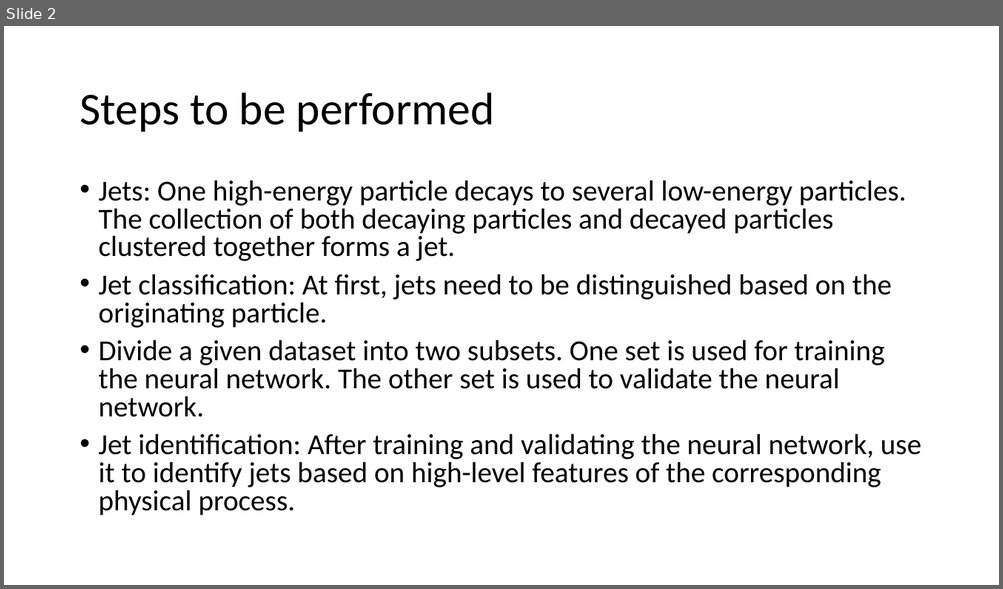
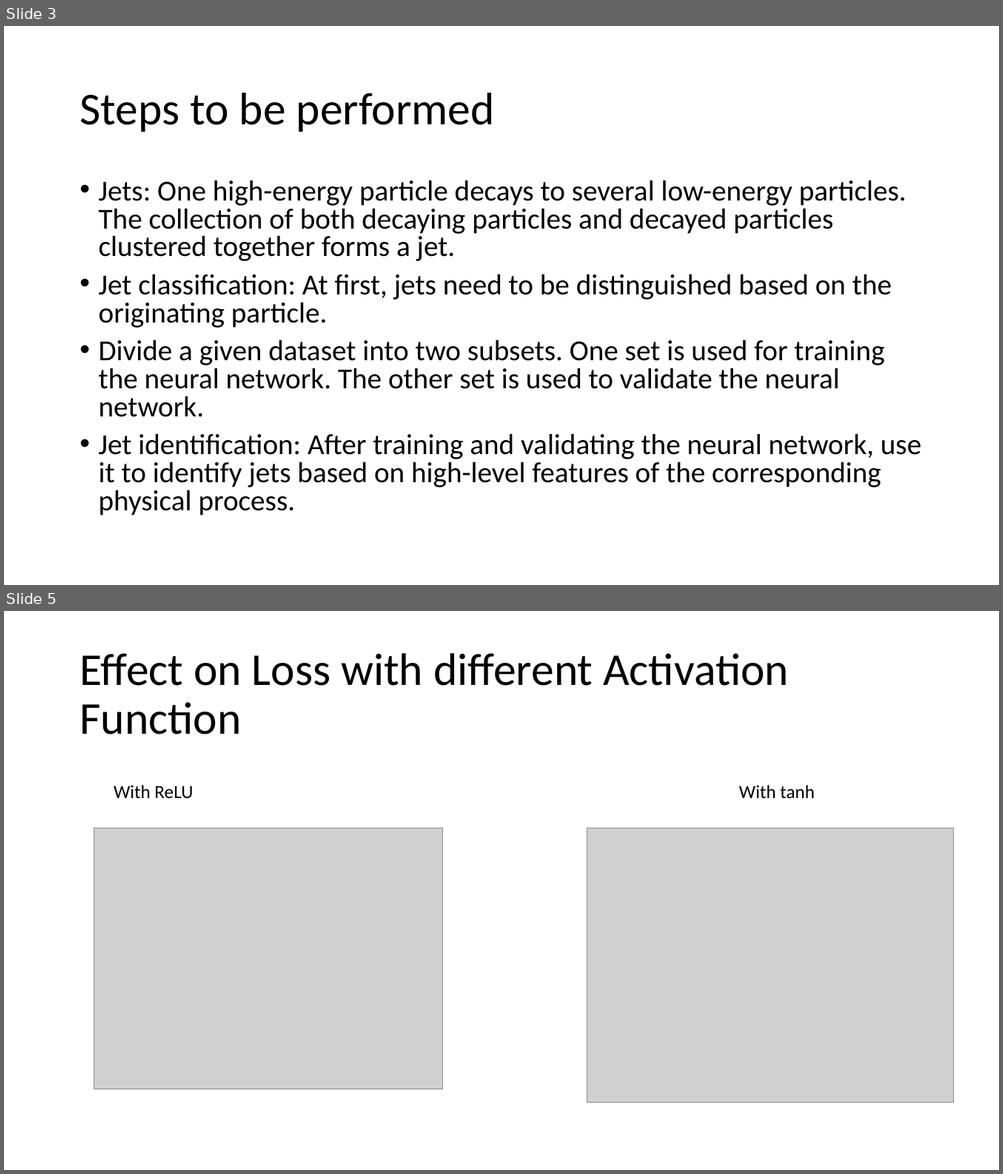
Before and after one commit to bmitraSLAC/NN-in-Jet-classification, a slide deck: Jet_Classifcation.pptx. Shown one above the other, each under a label of ours: slide 2 before the commit, slides 3 and 5 after it; the slides between them are not shown. The pictures are 1003x589 and 1003x1174 pixels, drawn with LibreOffice and Linux fonts; fonts in the diff are those of the drawing; grey boxes stand for pictures. Boxes give left, top, right and bottom in pixels: in the first picture for what was removed or moved away, otherwise in the second. Text is boxed around its words. In the diff, an @@ line names an element or a change of style, - is before the commit and + after.

```diff
--- a/Jet_Classifcation.pptx
+++ b/Jet_Classifcation.pptx
@@ slide 5 added at [4,611,999,1170], background #FFFFFF @@
@@ title added at [79,653,788,735], 44 pt, text #000000 @@
+Effect on Loss with different Activation Function
@@ text added at [114,785,193,799], 18 pt, text #000000 @@
+With ReLU
@@ text added at [739,785,814,798], 18 pt, text #000000 @@
+With tanh
@@ picture added at [94,828,442,1089] @@
@@ picture added at [586,828,953,1102] @@
@@ what was slide 2 is now slide 3 @@
```
Also in this commit, not shown: 2 other slides added, 1 slide removed.
